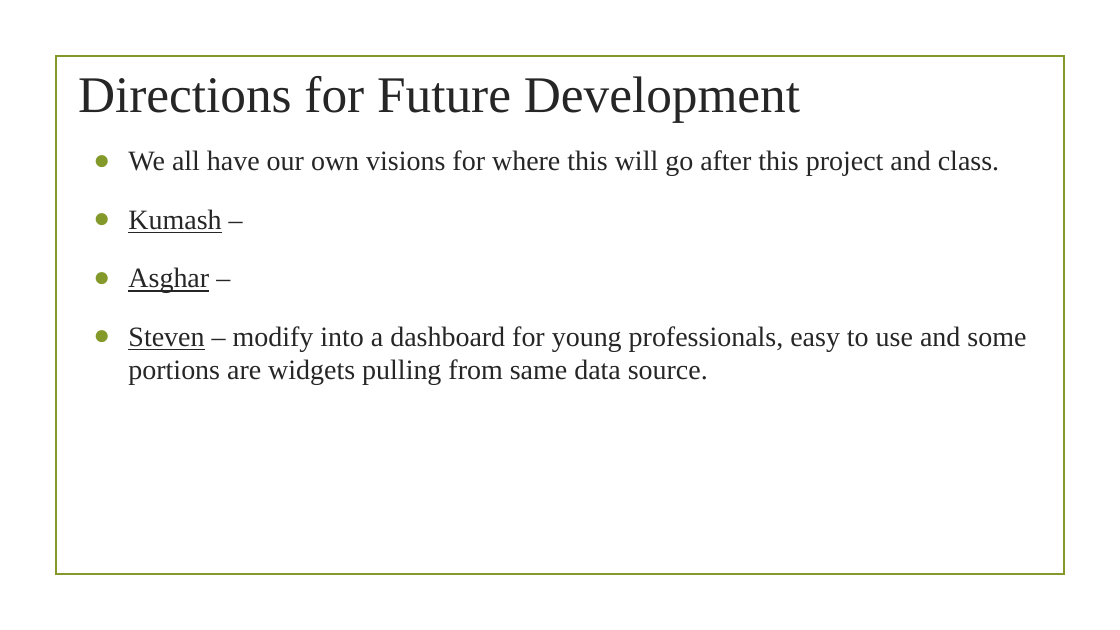
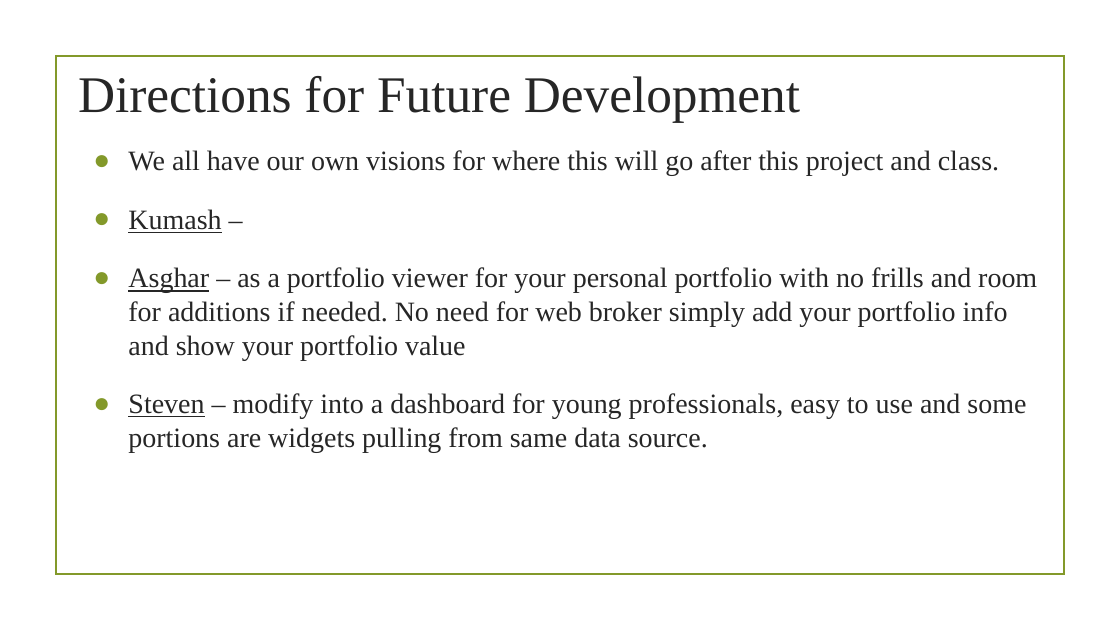
Before and after one commit to StevenTraboulay/StockApp.github.io, a slide deck: slide 7 of Rough work/Project Presentation.pptx. Drawn at 1120x630 pixels with LibreOffice and Linux fonts; fonts in the diff are those of the drawing; background and template pictures are left out. Boxes give left, top, right and bottom in pixels: in the first picture for what was removed or moved away, otherwise in the second. Text is boxed around its words. In the diff, an @@ line names an element or a change of style, - is before the commit and + after.

Commit message:
updated presentation info

```diff
--- a/Rough work/Project Presentation.pptx
+++ b/Rough work/Project Presentation.pptx
@@ text at (x1=128, y1=267, x2=1037, y2=360): text changed @@
-● Asghar –
+● Asghar – as a portfolio viewer for your personal portfolio with no frills and room for additions if needed. No need for web broker simply add your portfolio info and show your portfolio value
```
Also in this commit, not shown: 1 other slide changed.
